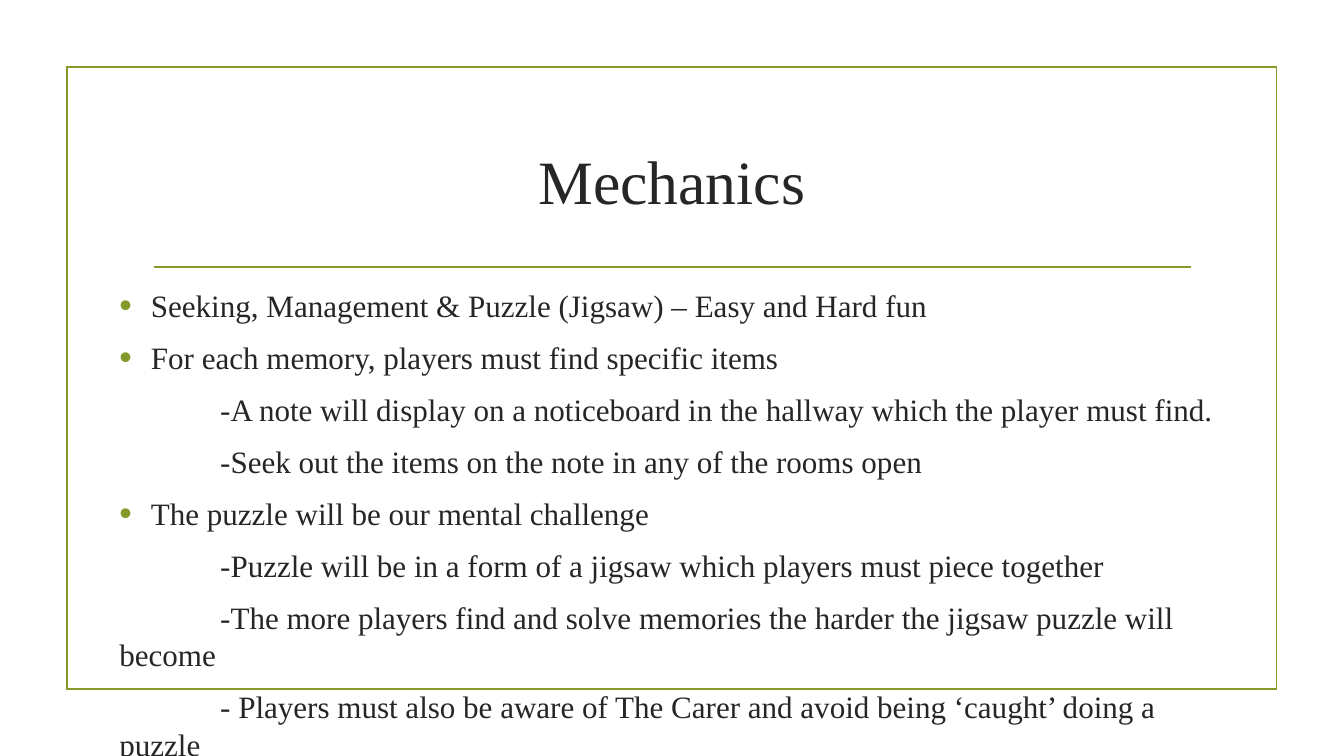
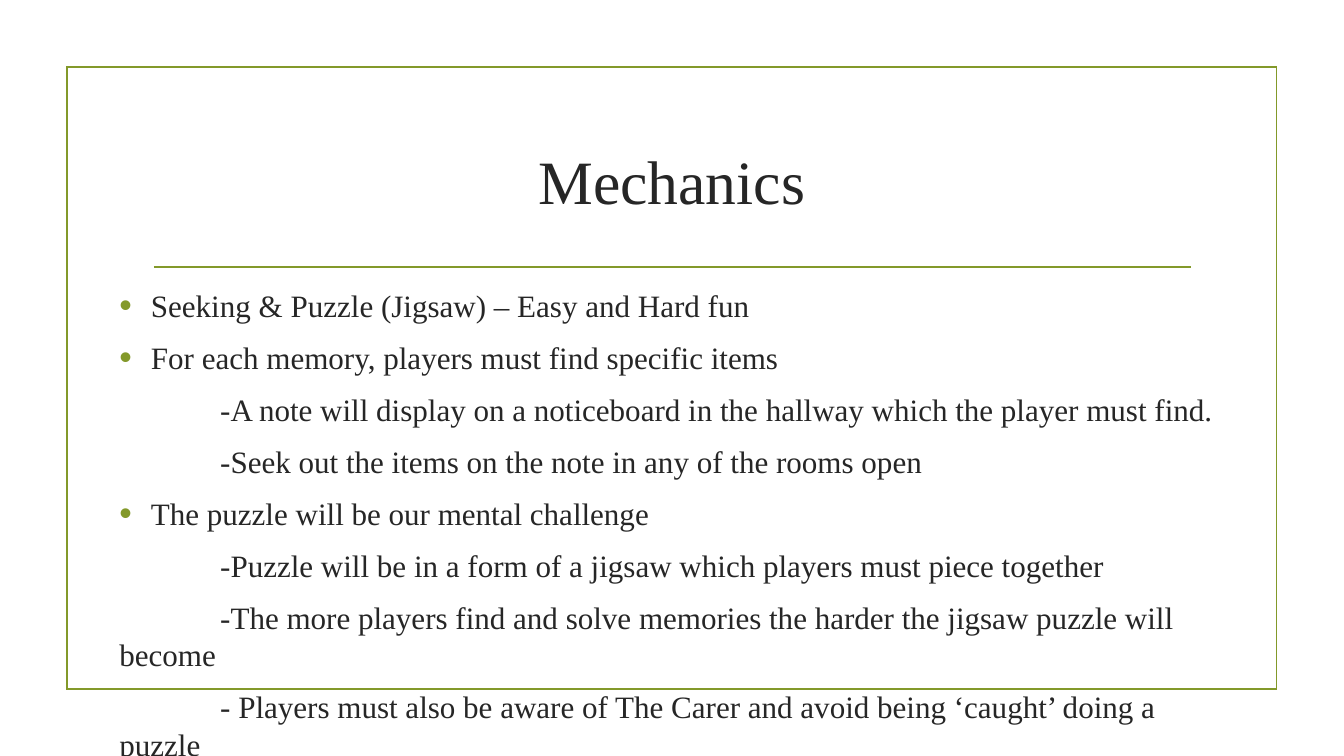
Before and after one commit to UoSGamesGroups/level-6-l6-group-1, a slide deck: slide 6 of Presentation/Presentation_Matt_Aaron.pptx. Drawn at 1344x756 pixels with LibreOffice and Linux fonts; fonts in the diff are those of the drawing; background and template pictures are left out. Boxes give left, top, right and bottom in pixels: in the first picture for what was removed or moved away, otherwise in the second. Text is boxed around its words. In the diff, an @@ line names an element or a change of style, - is before the commit and + after.

Commit message:
Presentation update

```diff
--- a/Presentation/Presentation_Matt_Aaron.pptx
+++ b/Presentation/Presentation_Matt_Aaron.pptx
@@ text at (151,295,749,323): text changed @@
-• Seeking, Management & Puzzle (Jigsaw) – Easy and Hard fun
+• Seeking & Puzzle (Jigsaw) – Easy and Hard fun
```
Also in this commit, not shown: 1 other slide changed.
